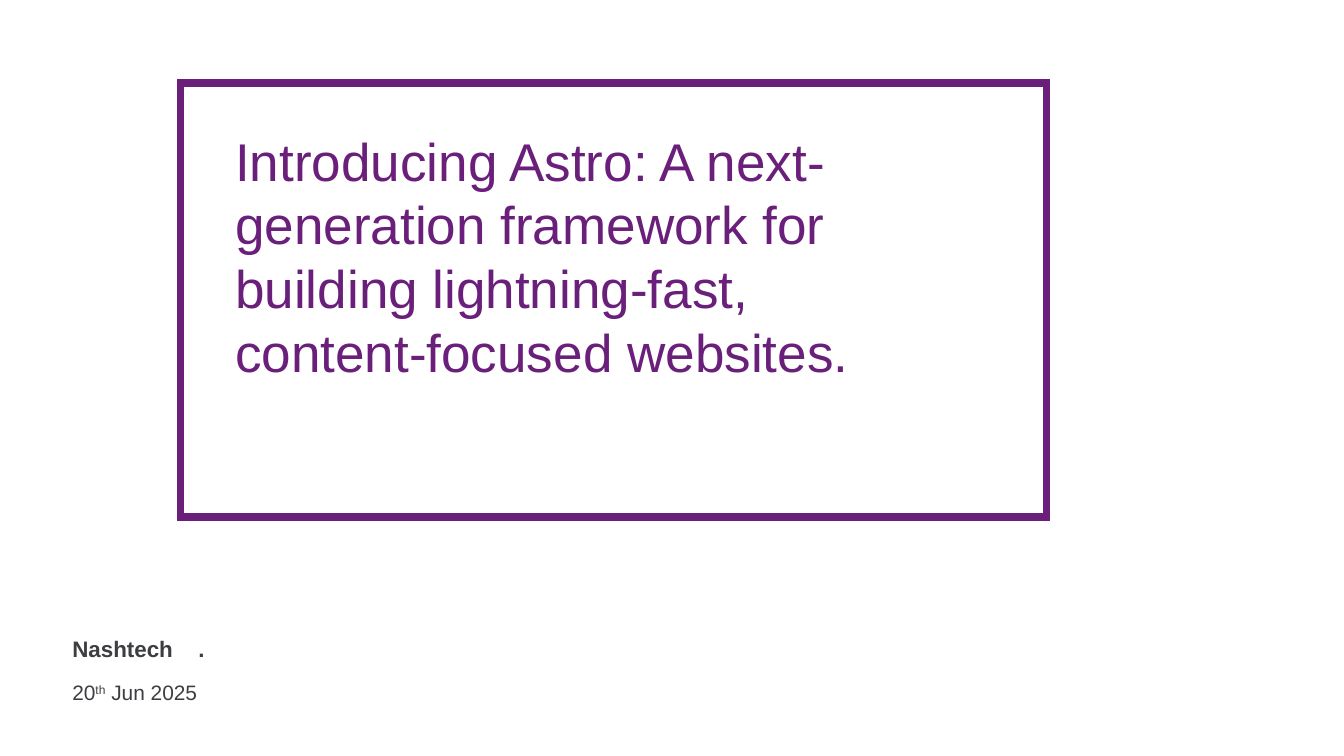
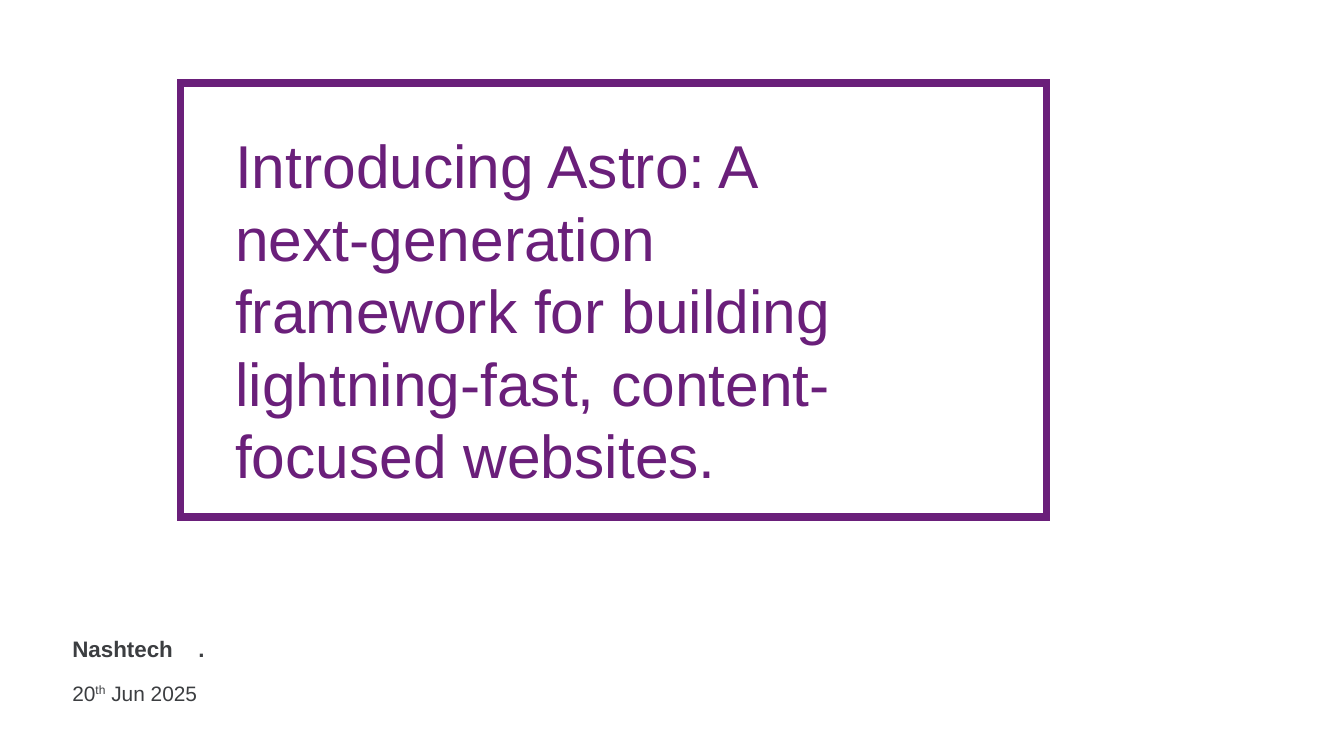
Before and after one commit to nvhai248/astro, a slide deck: slide 1 of docs/NT - Astro.pptx. Drawn at 1344x756 pixels with LibreOffice and Linux fonts; fonts in the diff are those of the drawing; background and template pictures are left out. Boxes give left, top, right and bottom in pixels: in the first picture for what was removed or moved away, otherwise in the second. Text is boxed around its words. In the diff, an @@ line names an element or a change of style, - is before the commit and + after.

```diff
--- a/docs/NT - Astro.pptx
+++ b/docs/NT - Astro.pptx
@@ title "Introducing Astro: A next-generation framework ..." at <box>235,144,829,479</box>: size 37.9 to 43.2 pt @@
```
Also in this commit, not shown: 15 other slides changed, 9 slides added, 13 slides removed, 2 other files.
